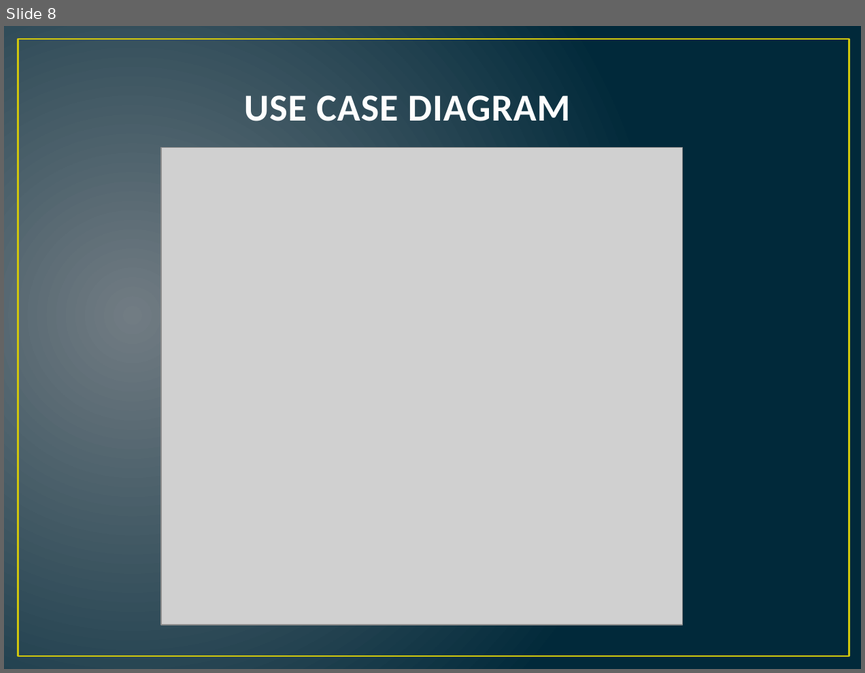
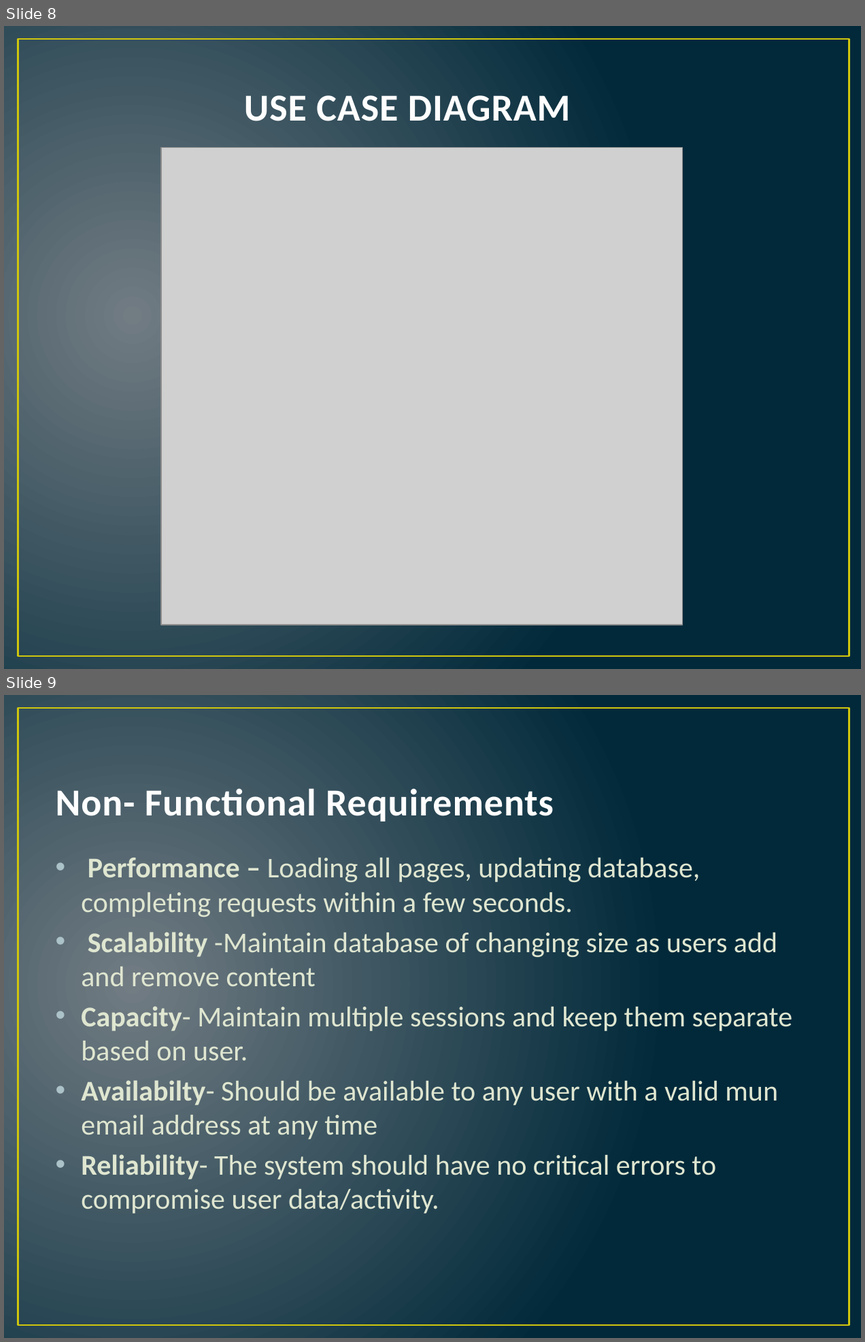
Before and after one commit to samuelash94/teamproject, a slide deck: milestone1/CS 4770.pptx. Shown one above the other, each under a label of ours: slide 8 before the commit, slides 8 and 9 after it. The pictures are 865x673 and 865x1342 pixels, drawn with LibreOffice and Linux fonts; fonts in the diff are those of the drawing; grey boxes stand for pictures. Boxes give left, top, right and bottom in pixels: in the first picture for what was removed or moved away, otherwise in the second. Text is boxed around its words. In the diff, an @@ line names an element or a change of style, - is before the commit and + after.

```diff
--- a/milestone1/CS 4770.pptx
+++ b/milestone1/CS 4770.pptx
@@ slide 9 added at box(4, 695, 861, 1338), background gradient #717C84 to #01293A; not listed: 1 template element that a slide beside it also shows @@
@@ title added at box(56, 788, 553, 821), 32 pt, text #FEFEFE, bold @@
+Non- Functional Requirements
@@ text added at box(81, 857, 792, 1213), 24 pt, text #DFE6D0 @@
+• Performance – Loading all pages, updating database, completing requests within a few seconds.
+• Scalability -Maintain database of changing size as users add and remove content
+• Capacity- Maintain multiple sessions and keep them separate based on user.
+• Availabilty- Should be available to any user with a valid mun email address at any time
+• Reliability- The system should have no critical errors to compromise user data/activity.
```
Also in this commit, not shown: 3 slides changed, 1 slide removed.
